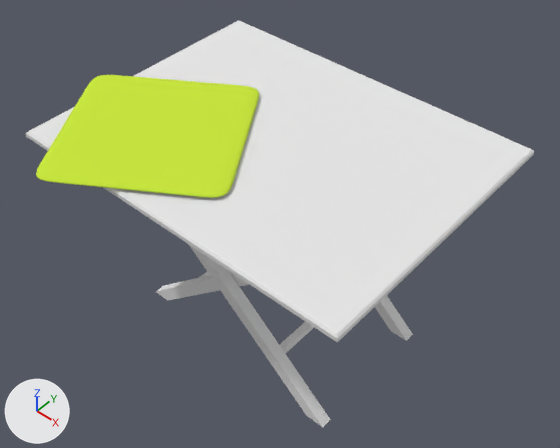
Two versions of the Blender file blender/floe/objects/table-glass/table and glass.blend, one commit apart.
Rendered twice from a camera (50 mm lens) standing at (0.507, -0.66, 1.265) and looking at (-0.209, 0.155, 0.267). Lighting does not change. The marker at lower left points along +X, +Y and +Z.

Names of what the first picture shows: 'Plane', 'legs', 'table', 'table legs'.
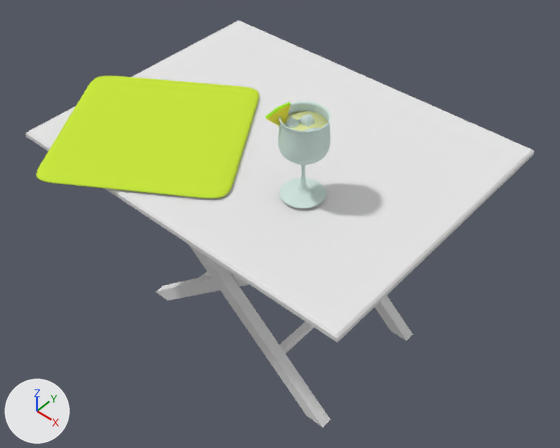
Diff of the bpy script that builds the scene:
```diff
--- a/blender/floe/objects/table-glass/table and glass.blend.py
+++ b/blender/floe/objects/table-glass/table and glass.blend.py
@@ ob_plane @@
 ob_plane = bpy.data.objects.new('Plane', me_plane_001)
-ob_plane.location = (-0.416, 0.05, 0.44)
+ob_plane.location = (-0.416, 0.05, 0.438)
 ob_plane.rotation_euler = (0.0, 0.0, 0.571)  # degrees (0, 0, 33)
@@ ob_glass @@
+ob_glass = bpy.data.objects.new('glass', me_circle)  # 448 vertices, 434 faces; spans x -0.039..0.045, y -0.027..0.057, z -0.01..0.142; in mat_glass (white #d4e7e1); modifiers SUBSURF
+ob_glass.location = (-0.108, 0.078, 0.451)
@@ ob_piña_colada @@
+ob_piña_colada = bpy.data.objects.new('piña colada', me_circle_001)  # 96 vertices, 82 faces; spans x -0.0364..0.0421, y -0.0239..0.0545, z 0.0625..0.1271; in mat_piña_colada (yellow #e1e7a4)
+ob_piña_colada.location = (-0.108, 0.078, 0.451)
@@ ob_ice_cube @@
+ob_ice_cube = bpy.data.objects.new('ice cube', me_cube_004)  # 32 vertices, 34 faces; spans x -0.009..0.009, y -0.009..0.009, z -0.009..0.009; in mat_glass (white #d4e7e1)
+ob_ice_cube.location = (-0.106, 0.099, 0.579)
+ob_ice_cube.rotation_euler = (0.0, -0.588, 0.0)  # degrees (0, -34, 0)
+ob_ice_cube.scale = (0.895, 0.895, 0.895)
@@ ob_ice_cube2 @@
+ob_ice_cube2 = bpy.data.objects.new('ice cube2', me_cube_004.copy())
+ob_ice_cube2.location = (-0.084, 0.087, 0.574)
+ob_ice_cube2.rotation_euler = (-0.548, -0.518, 0.293)  # degrees (-31, -30, 17)
+ob_ice_cube2.scale = (0.895, 0.895, 0.895)
@@ ob_ice_cube_3 @@
+ob_ice_cube_3 = bpy.data.objects.new('ice cube 3', me_cube_004.copy())
+ob_ice_cube_3.location = (-0.121, 0.082, 0.575)
+ob_ice_cube_3.rotation_euler = (0.654, -0.958, -0.383)  # degrees (37, -55, -22)
+ob_ice_cube_3.scale = (0.895, 0.895, 0.895)
@@ ob_pinnaple @@
+ob_pinnaple = bpy.data.objects.new('pinnaple', me_plane_002)  # 14 vertices, 10 faces; spans x -0.03..0.03, y -0.036..0.03, z -0.0002..0.0061; in mat_pinnaple (yellow #fffa50)
+ob_pinnaple.location = (-0.132, 0.072, 0.585)
+ob_pinnaple.rotation_euler = (-1.425, -0.334, 1.2)  # degrees (-82, -19, 69)
+ob_pinnaple.scale = (0.708, 0.708, 0.708)
@@ ob_pinnaple_skin @@
+ob_pinnaple_skin = bpy.data.objects.new('pinnaple skin', me_plane_003)  # 18 vertices, 16 faces; spans x -0.0306..0.0306, y -0.0374..-0.0298, z -0.0007..0.0062; in mat_pinnaple_skin (green #9ee720); modifiers SUBSURF
+ob_pinnaple_skin.location = (-0.132, 0.072, 0.585)
+ob_pinnaple_skin.rotation_euler = (-1.425, -0.334, 1.2)  # degrees (-82, -19, 69)
+ob_pinnaple_skin.scale = (0.708, 0.708, 0.708)
```

Changed parts and their boxes [x1, y1, x2, y2] in the pictures (560 x 448 px):
'Plane', moved: before [36, 75, 259, 198]; after [36, 76, 259, 198]
'glass', added: after [278, 101, 331, 208]
'piña colada', added: after [283, 111, 328, 131]
'pinnaple', added: after [267, 104, 291, 126]
'ice cube', added: after [298, 114, 315, 127]
'ice cube 3', added: after [286, 116, 300, 128]
'pinnaple skin', added: after [265, 102, 291, 119]
'ice cube2', added: after [305, 127, 319, 131]
